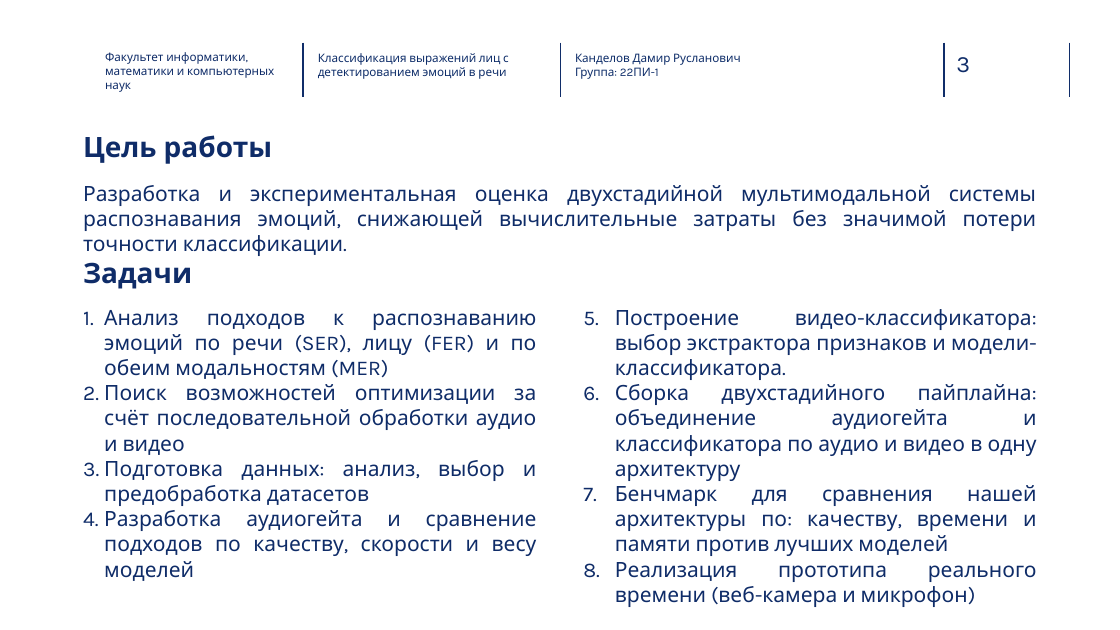
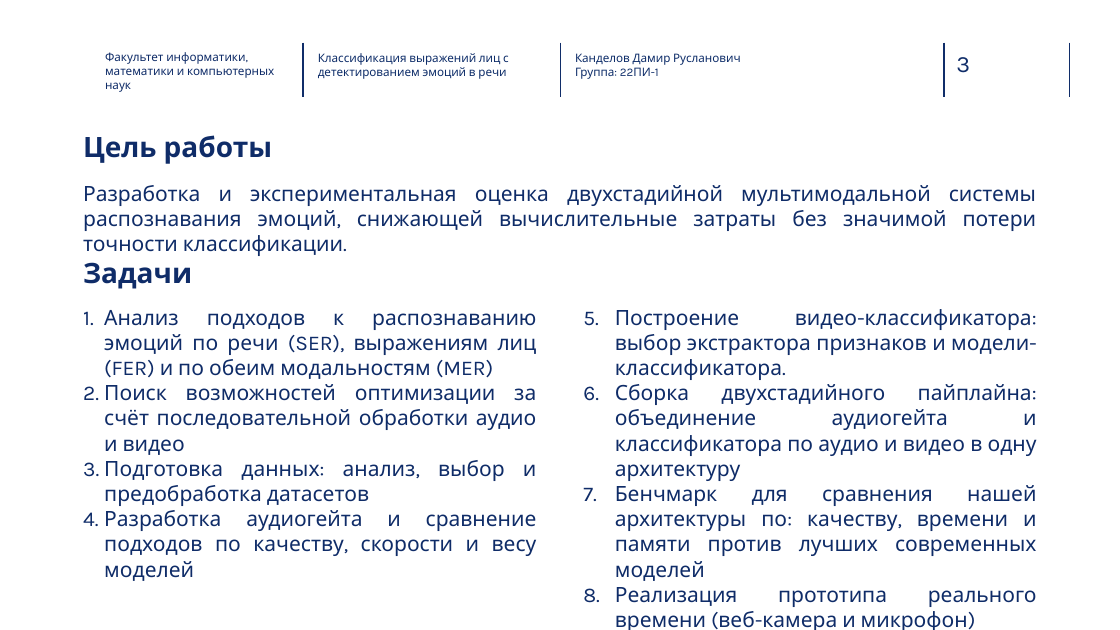
Before and after one commit to Kaparya/Classification-of-Facial-Expressions, a slide deck: slide 3 of Diploma_presentation.pptx. Drawn at 1120x630 pixels with LibreOffice and Linux fonts; fonts in the diff are those of the drawing; background and template pictures are left out. Boxes give left, top, right and bottom in pixels: in the first picture for what was removed or moved away, otherwise in the second. Text is boxed around its words. In the diff, an @@ line names an element or a change of style, - is before the commit and + after.

```diff
--- a/Diploma_presentation.pptx
+++ b/Diploma_presentation.pptx
@@ text at (104,310,537,379): text changed @@
-1. Анализ подходов к распознаванию эмоций по речи (SER), лицу (FER) и по обеим модальностям (MER)
+1. Анализ подходов к распознаванию эмоций по речи (SER), выражениям лиц (FER) и по обеим модальностям (MER)
@@ text at (615,485,1037,581): text changed @@
-7. Бенчмарк для сравнения нашей архитектуры по: качеству, времени и памяти против лучших моделей
+7. Бенчмарк для сравнения нашей архитектуры по: качеству, времени и памяти против лучших современных моделей
```
Also in this commit, not shown: 9 other slides changed, 1 slide added, 2 other files.
